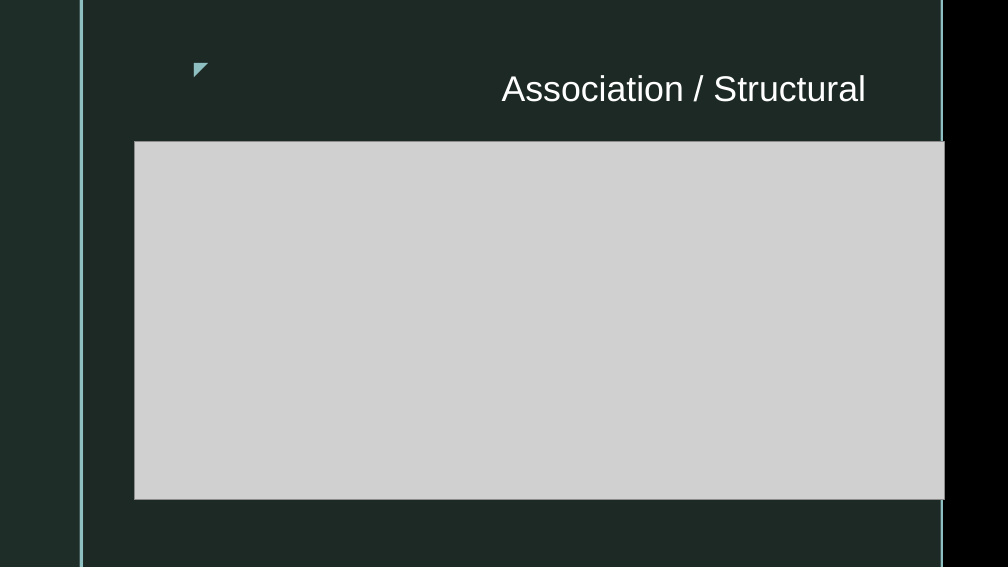
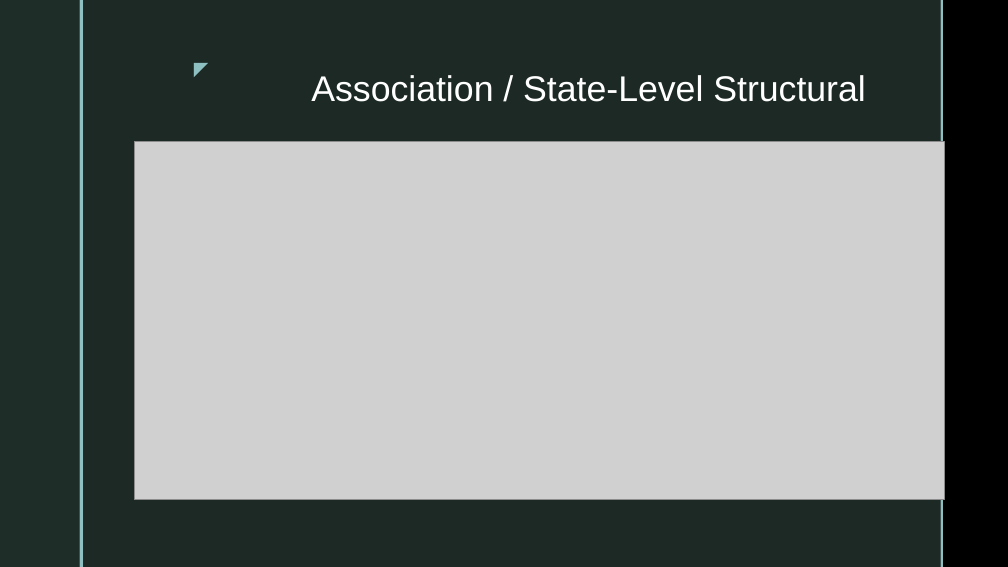
Before and after one commit to jeff-adkisson/swe-4743-spring-2026-oo-design, a slide deck: slide 17 of presentations/03-uml-class-diagramming.pptx (slide 12 before the commit). Drawn at 1008x567 pixels with LibreOffice and Linux fonts; fonts in the diff are those of the drawing; grey boxes stand for pictures; background and template pictures are left out. Boxes give left, top, right and bottom in pixels: in the first picture for what was removed or moved away, otherwise in the second. Text is boxed around its words. In the diff, an @@ line names an element or a change of style, - is before the commit and + after.

```diff
--- a/presentations/03-uml-class-diagramming.pptx
+++ b/presentations/03-uml-class-diagramming.pptx
@@ title at bbox=[311, 75, 865, 102]: text changed @@
-Association / Structural
+Association / State-Level Structural
```
Also in this commit, not shown: 9 other slides changed, 3 slides added, 3 other files.
